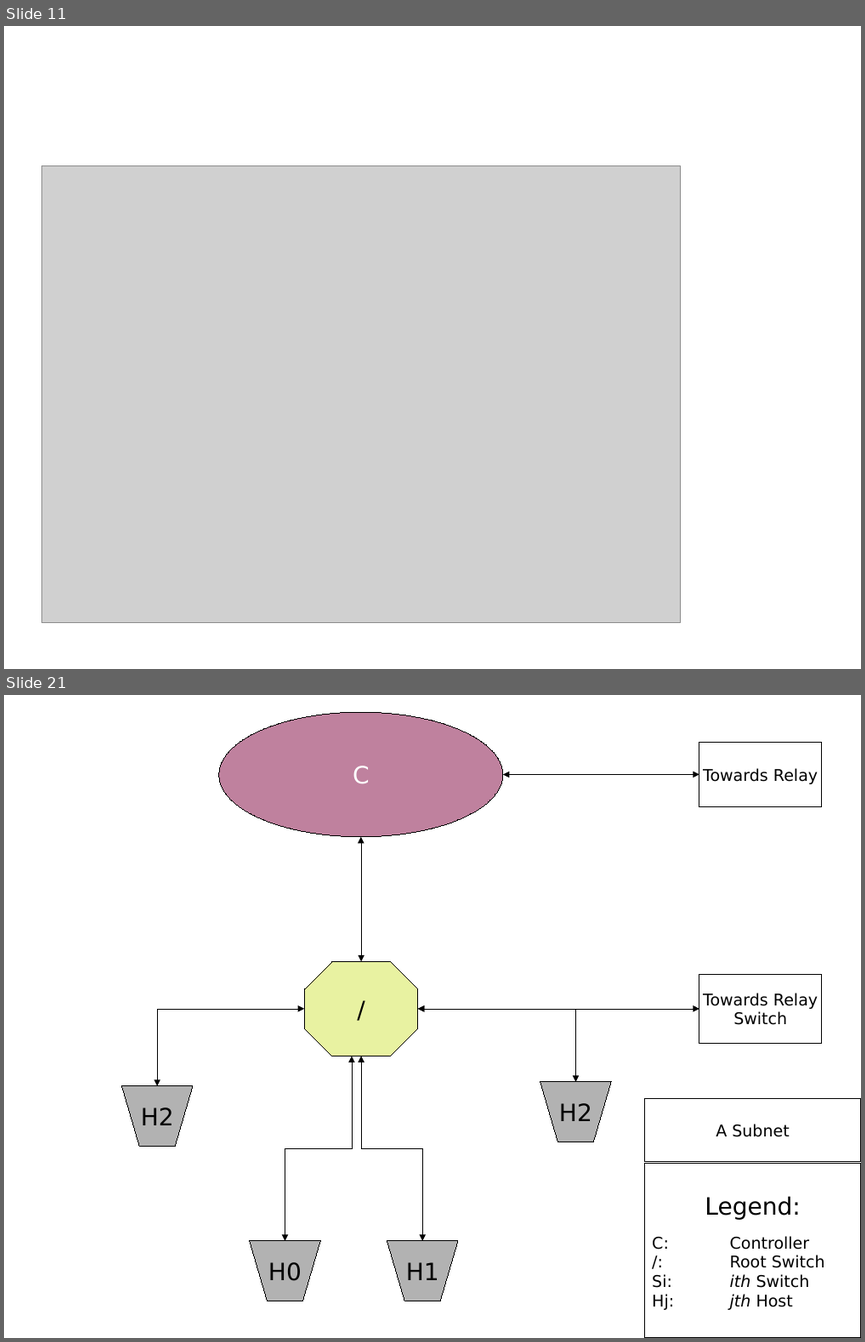
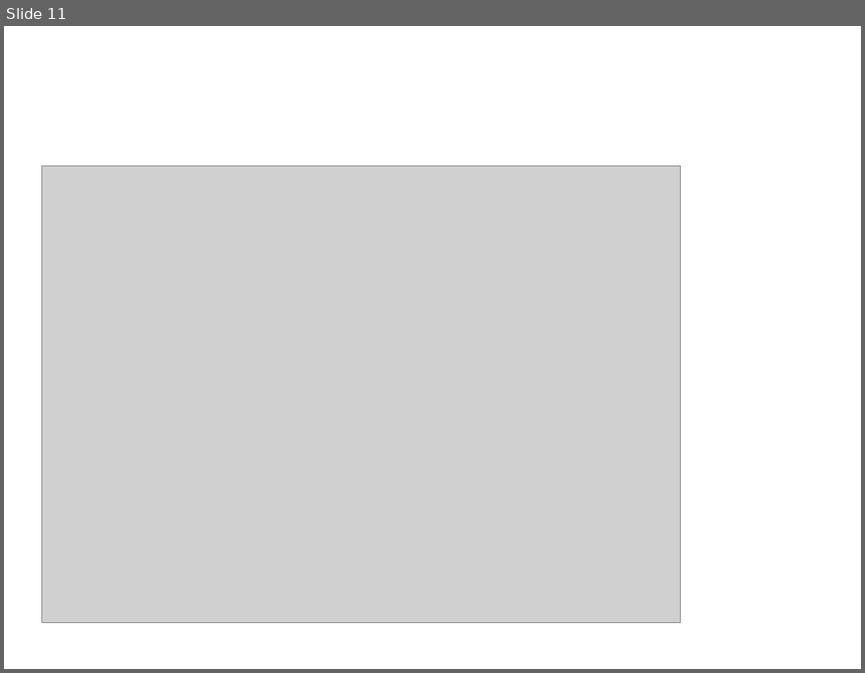
Before and after one commit to r0ck3r008/sdn-proj, a slide deck: reviews/SDN presentation.odp. Shown one above the other, each under a label of ours: slides 11 and 21 before the commit, slide 11 after it; the slides between them are not shown. The pictures are 865x1342 and 865x673 pixels, drawn with LibreOffice and Linux fonts; fonts in the diff are those of the drawing; grey boxes stand for pictures; background and template pictures are left out. Boxes give left, top, right and bottom in pixels: in the first picture for what was removed or moved away, otherwise in the second. Text is boxed around its words. In the diff, an @@ line names an element or a change of style, - is before the commit and + after.

```diff
--- a/reviews/SDN presentation.odp
+++ b/reviews/SDN presentation.odp
@@ slide 21 removed at (x1=4, y1=695, x2=861, y2=1338), background #FFFFFF @@
@@ ellipse removed at (x1=218, y1=712, x2=502, y2=836) @@
-C
@@ rectangle removed at (x1=700, y1=743, x2=822, y2=807) @@
-Towards Relay
@@ elbow double arrow removed from (503, 774) to (700, 774) @@
@@ elbow double arrow removed from (361, 836) to (361, 962) @@
@@ octagon removed at (x1=304, y1=962, x2=418, y2=1056) @@
-/
@@ rectangle removed at (x1=700, y1=974, x2=822, y2=1043) @@
-Towards Relay
-Switch
@@ elbow double arrow removed from (157, 1086) to (304, 1009) @@
@@ elbow double arrow removed from (575, 1083) to (419, 1009) @@
@@ elbow double arrow removed from (419, 1009) to (700, 1009) @@
@@ elbow double arrow removed from (284, 1241) to (352, 1055) @@
@@ elbow double arrow removed from (422, 1241) to (361, 1055) @@
@@ freeform shape removed at (x1=122, y1=1086, x2=193, y2=1146) @@
-H2
@@ freeform shape removed at (x1=540, y1=1082, x2=611, y2=1141) @@
-H2
@@ rectangle removed at (x1=645, y1=1099, x2=861, y2=1162) @@
-A Subnet
@@ rectangle removed at (x1=645, y1=1163, x2=861, y2=1338) @@
-Legend:
-C: Controller
-/: Root Switch
-Si: ith Switch
-Hj: jth Host
@@ freeform shape removed at (x1=250, y1=1241, x2=320, y2=1301) @@
-H0
@@ freeform shape removed at (x1=387, y1=1241, x2=458, y2=1301) @@
-H1
```
Also in this commit, not shown: 20 slides changed, 15 slides added, 3 other slides removed, 1 other file.
